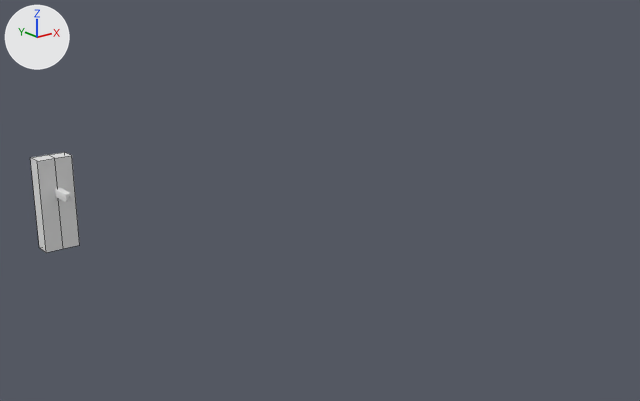
A saved change to the FBX model modelo/glock.fbx.
Both versions are drawn from a camera (50 mm lens) standing at (-36.6, -93.9, 30.2) and looking at (10.0, -35.5, 6.9). Lighting does not change. The marker at upper left points along +X, +Y and +Z. The older version comes first. Mesh edges are drawn as thin lines on the coarser meshes. Where no turn or scale is listed for an object, it has been applied to the vertices.

Names of what the first picture shows: 'hands' and 1 more.
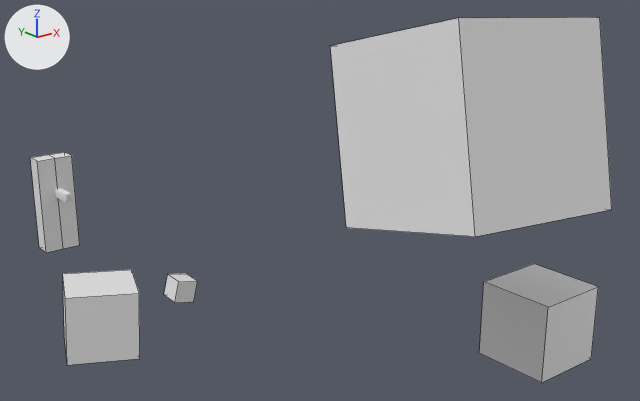
Pixel boxes (x1, y1, x2, y2) of what changed, in the pictures (640 x 401 px):
'Cube.005', added: after (331, 17, 612, 237)
'Cube.003', added: after (480, 264, 598, 383)
'Cube.004', added: after (63, 270, 140, 365)
'Cube.002', added: after (164, 273, 198, 303)

What changed in the scene script:
```text
Add me_cube_001:
    me_cube_001.from_pydata([(-1.2, -0.95, -0.81), (-0.77, -1.06, 1.14), (-1.19, 1.05, -0.7), (-0.75, 0.94, 1.25), (0.75, -0.94, -1.25), (1.19, -1.05, 0.7), (0.77, 1.06, -1.14), (1.2, 0.95, 0.81)], [], [(0, 1, 3, 2), (2, 3, 7, 6), (6, 7, 5, 4), (4, 5, 1, 0), (2, 6, 4, 0), (7, 3, 1, 5)])
Add me_cube_004:
    me_cube_004.from_pydata([(-3.32, -1.42, -2.24), (-3.01, -1.4, 2.66), (-1.57, 3.16, -2.37), (-1.25, 3.18, 2.52), (1.25, -3.18, -2.52), (1.57, -3.16, 2.37), (3.01, 1.4, -2.66), (3.32, 1.42, 2.24)], [], [(0, 1, 3, 2), (2, 3, 7, 6), (6, 7, 5, 4), (4, 5, 1, 0), (2, 6, 4, 0), (7, 3, 1, 5)])
Add me_cube_002:
    me_cube_002.from_pydata(...)  # a box spanning x -3.28..3.28, y -3.28..3.28, z -3.28..3.28
Add me_cube_005:
    me_cube_005.from_pydata([(-7.6, -7.7, -4.7), (-6.6, -4.7, 8.5), (-6.9, 5.5, -7.8), (-6.0, 8.6, 5.4), (6.0, -8.6, -5.4), (6.9, -5.5, 7.8), (6.6, 4.7, -8.5), (7.6, 7.7, 4.7)], [], [(0, 1, 3, 2), (2, 3, 7, 6), (6, 7, 5, 4), (4, 5, 1, 0), (2, 6, 4, 0), (7, 3, 1, 5)])
Add ob_cube_002:
    ob_cube_002 = bpy.data.objects.new('Cube.002', me_cube_001)
    ob_cube_002.location = (0.26, -27.41, -1.5)
Add ob_cube_004:
    ob_cube_004 = bpy.data.objects.new('Cube.004', me_cube_004)
    ob_cube_004.location = (-12.59, -38.73, 3.51)
Add ob_cube_003:
    ob_cube_003 = bpy.data.objects.new('Cube.003', me_cube_002)
    ob_cube_003.location = (20.0, -52.18, -1.47)
Add ob_cube_005:
    ob_cube_005 = bpy.data.objects.new('Cube.005', me_cube_005)
    ob_cube_005.location = (11.43, -51.09, 16.11)
```
